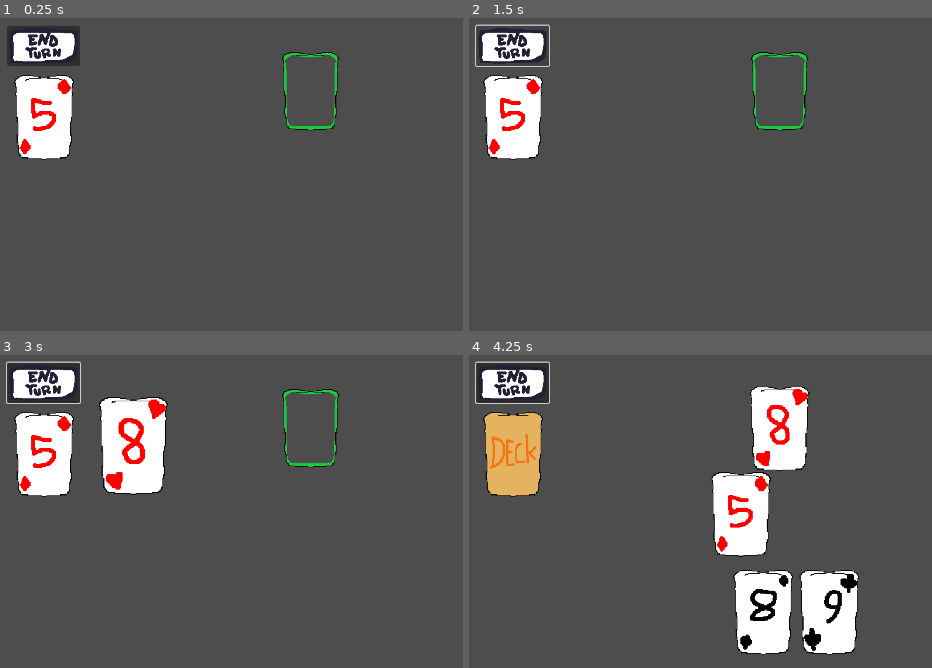
Above: before the commit, frames 1-4 (two rows, left to right).
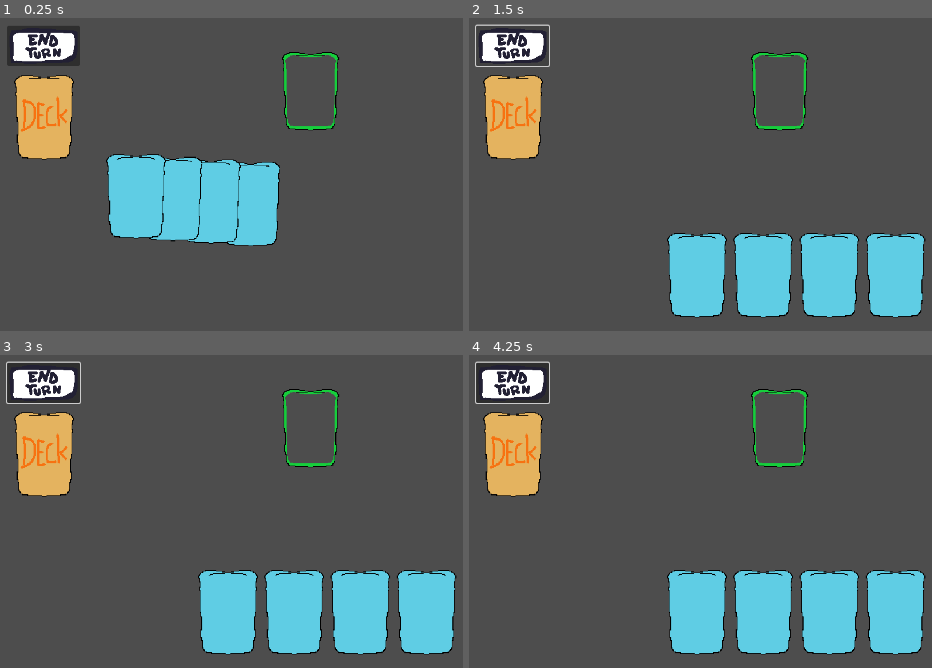
Above: after the commit, the same moments.

Repository: JoJonatasCoelho/full-house
Game: Godot game, scene res://scenes/levels/test_scene.tscn
Same seed, same stepped clock (60 frames per second), same inputs: the game is played once before the commit and once after it.
Inputs (mouse positions are in pixels of both pictures, inside the frame that each line leads up to):
- Up to frame 1 (0.25 s): no input
- Up to frame 2 (1.5 s): click (510, 46) at 0.5 s; click (510, 46) at 1.25 s
- Up to frame 3 (3 s): click (41, 383) at 2 s; tap Enter at 2.75 s; drag from (46, 452) to (310, 426) at 2.77 s
- Up to frame 4 (4.25 s): drag from (631, 527) to (779, 426) at 3.52 s

The runs differ from the first frame. In frame 1, 13% of the frame differs, in the area x 3-61%, y 18-73%; in frame 2, 16%; in frame 3, 20%, in the area x 3-99%, y 13-96%; in frame 4, 19%.
Error before the commit: Invalid operands 'int' and 'Nil' in operator '*'. (res://scripts/systems/hand.gd:36)

Commit message:
feat: play a card on top of another

Diff:
--- a/scenes/hud/card_slot.tscn
+++ b/scenes/hud/card_slot.tscn
@@ -7,6 +7,7 @@
 size = Vector2(72, 108)
 
 [node name="CardSlot" type="Node2D"]
+z_index = -2
 scale = Vector2(1.2, 1.2)
 script = ExtResource("1_26k5t")
 
--- a/scenes/interactables/card.tscn
+++ b/scenes/interactables/card.tscn
@@ -1,23 +1,195 @@
-[gd_scene load_steps=4 format=3 uid="uid://cjbvxhqravwt"]
+[gd_scene load_steps=9 format=3 uid="uid://cjbvxhqravwt"]
 
 [ext_resource type="Script" uid="uid://b4lwgwwf6k2py" path="res://scripts/systems/card.gd" id="1_ipo8e"]
 [ext_resource type="Texture2D" uid="uid://ba664nr5d7jq6" path="res://assets/card.png" id="1_v4cla"]
+[ext_resource type="Texture2D" uid="uid://cmjek7xk6jkaj" path="res://assets/card_slot.png" id="3_nafhl"]
 
 [sub_resource type="RectangleShape2D" id="RectangleShape2D_ipo8e"]
 size = Vector2(73, 111)
+
+[sub_resource type="Animation" id="Animation_b38l8"]
+length = 0.001
+tracks/0/type = "value"
+tracks/0/imported = false
+tracks/0/enabled = true
+tracks/0/path = NodePath("CardBack:scale")
+tracks/0/interp = 1
+tracks/0/loop_wrap = true
+tracks/0/keys = {
+"times": PackedFloat32Array(0),
+"transitions": PackedFloat32Array(1),
+"update": 0,
+"values": [Vector2(1, 1)]
+}
+tracks/1/type = "value"
+tracks/1/imported = false
+tracks/1/enabled = true
+tracks/1/path = NodePath("CardBack:z_index")
+tracks/1/interp = 1
+tracks/1/loop_wrap = true
+tracks/1/keys = {
+"times": PackedFloat32Array(0),
+"transitions": PackedFloat32Array(1),
+"update": 1,
+"values": [0]
+}
+tracks/2/type = "value"
+tracks/2/imported = false
+tracks/2/enabled = true
+tracks/2/path = NodePath("CardFront:scale")
+tracks/2/interp = 1
+tracks/2/loop_wrap = true
+tracks/2/keys = {
+"times": PackedFloat32Array(0),
+"transitions": PackedFloat32Array(1),
+"update": 0,
+"values": [Vector2(1, 1)]
+}
+tracks/3/type = "value"
+tracks/3/imported = false
+tracks/3/enabled = true
+tracks/3/path = NodePath("CardFront:z_index")
+tracks/3/interp = 1
+tracks/3/loop_wrap = true
+tracks/3/keys = {
+"times": PackedFloat32Array(0),
+"transitions": PackedFloat32Array(1),
+"update": 1,
+"values": [-1]
+}
+
+[sub_resource type="Animation" id="Animation_pjda7"]
+resource_name = "flip_card_down"
+length = 0.2
+tracks/0/type = "value"
+tracks/0/imported = false
+tracks/0/enabled = true
+tracks/0/path = NodePath("CardFront:z_index")
+tracks/0/interp = 1
+tracks/0/loop_wrap = true
+tracks/0/keys = {
+"times": PackedFloat32Array(0, 0.1, 0.2),
+"transitions": PackedFloat32Array(1, 1, 1),
+"update": 1,
+"values": [0, -1, -1]
+}
+tracks/1/type = "value"
+tracks/1/imported = false
+tracks/1/enabled = true
+tracks/1/path = NodePath("CardFront:scale")
+tracks/1/interp = 1
+tracks/1/loop_wrap = true
+tracks/1/keys = {
+"times": PackedFloat32Array(0, 0.1, 0.2),
+"transitions": PackedFloat32Array(1, 1, 1),
+"update": 0,
+"values": [Vector2(1, 1), Vector2(0.1, 1), Vector2(1, 1)]
+}
+tracks/2/type = "value"
+tracks/2/imported = false
+tracks/2/enabled = true
+tracks/2/path = NodePath("CardBack:z_index")
+tracks/2/interp = 1
+tracks/2/loop_wrap = true
+tracks/2/keys = {
+"times": PackedFloat32Array(0, 0.1, 0.2),
+"transitions": PackedFloat32Array(1, 1, 1),
+"update": 1,
+"values": [-1, 0, 0]
+}
+tracks/3/type = "value"
+tracks/3/imported = false
+tracks/3/enabled = true
+tracks/3/path = NodePath("CardBack:scale")
+tracks/3/interp = 1
+tracks/3/loop_wrap = true
+tracks/3/keys = {
+"times": PackedFloat32Array(0, 0.1, 0.2),
+"transitions": PackedFloat32Array(1, 1, 1),
+"update": 0,
+"values": [Vector2(1, 1), Vector2(0.1, 1), Vector2(1, 1)]
+}
+
+[sub_resource type="Animation" id="Animation_ipo8e"]
+resource_name = "flip_card_up"
+length = 0.2
+tracks/0/type = "value"
+tracks/0/imported = false
+tracks/0/enabled = true
+tracks/0/path = NodePath("CardFront:z_index")
+tracks/0/interp = 1
+tracks/0/loop_wrap = true
+tracks/0/keys = {
+"times": PackedFloat32Array(0, 0.1, 0.2),
+"transitions": PackedFloat32Array(1, 1, 1),
+"update": 1,
+"values": [-1, 0, 0]
+}
+tracks/1/type = "value"
+tracks/1/imported = false
+tracks/1/enabled = true
+tracks/1/path = NodePath("CardBack:z_index")
+tracks/1/interp = 1
+tracks/1/loop_wrap = true
+tracks/1/keys = {
+"times": PackedFloat32Array(0, 0.1, 0.2),
+"transitions": PackedFloat32Array(1, 1, 1),
+"update": 1,
+"values": [0, -1, -1]
+}
+tracks/2/type = "value"
+tracks/2/imported = false
+tracks/2/enabled = true
+tracks/2/path = NodePath("CardBack:scale")
+tracks/2/interp = 1
+tracks/2/loop_wrap = true
+tracks/2/keys = {
+"times": PackedFloat32Array(0, 0.1, 0.2),
+"transitions": PackedFloat32Array(1, 1, 1),
+"update": 0,
+"values": [Vector2(1, 1), Vector2(0.1, 1), Vector2(1, 1)]
+}
+tracks/3/type = "value"
+tracks/3/imported = false
+tracks/3/enabled = true
+tracks/3/path = NodePath("CardFront:scale")
+tracks/3/interp = 1
+tracks/3/loop_wrap = true
+tracks/3/keys = {
+"times": PackedFloat32Array(0, 0.1, 0.2),
+"transitions": PackedFloat32Array(1, 1, 1),
+"update": 0,
+"values": [Vector2(1, 1), Vector2(0.1, 1), Vector2(1, 1)]
+}
+
+[sub_resource type="AnimationLibrary" id="AnimationLibrary_b38l8"]
+_data = {
+&"RESET": SubResource("Animation_b38l8"),
+&"flip_card_down": SubResource("Animation_pjda7"),
+&"flip_card_up": SubResource("Animation_ipo8e")
+}
 
 [node name="Card" type="Node2D"]
 position = Vector2(200, 370)
 scale = Vector2(1.3, 1.3)
 script = ExtResource("1_ipo8e")
 
-[node name="Sprite2D" type="Sprite2D" parent="."]
+[node name="CardBack" type="Sprite2D" parent="."]
 texture = ExtResource("1_v4cla")
+
+[node name="CardFront" type="Sprite2D" parent="."]
+z_index = -1
+texture = ExtResource("3_nafhl")
 
 [node name="Area2D" type="Area2D" parent="."]
 
 [node name="CollisionShape2D" type="CollisionShape2D" parent="Area2D"]
 shape = SubResource("RectangleShape2D_ipo8e")
 
+[node name="AnimationPlayer" type="AnimationPlayer" parent="."]
+libraries = {
+&"": SubResource("AnimationLibrary_b38l8")
+}
+
 [connection signal="mouse_entered" from="Area2D" to="." method="_on_area_2d_mouse_entered"]
 [connection signal="mouse_exited" from="Area2D" to="." method="_on_area_2d_mouse_exited"]
--- a/scenes/levels/test_scene.tscn
+++ b/scenes/levels/test_scene.tscn
@@ -18,10 +18,10 @@
 [node name="CardSlot" parent="." instance=ExtResource("3_kljt5")]
 position = Vector2(655, 326)
 
-[node name="Deck" parent="." instance=ExtResource("4_nd4bu")]
-
 [node name="PlayerHand" type="Node2D" parent="."]
 script = ExtResource("3_ad8uc")
+
+[node name="Deck" parent="." instance=ExtResource("4_nd4bu")]
 
 [node name="EndTurn" type="Button" parent="."]
 offset_left = 137.0
--- a/scripts/systems/card_manager.gd
+++ b/scripts/systems/card_manager.gd
@@ -2,10 +2,9 @@
 
 class_name CardManager
 
-@onready var card_being_dragged : Card
-@onready var is_hovering_a_card: bool = false
 @onready var screen_size = get_viewport_rect().size
 @onready var hand_reference = $"../PlayerHand"
+@onready var deck_reference = $"../Deck"
 
 const CARD_COLLISION_MASK: int = 1
 const SLOT_COLLISION_MASK: int = 2
@@ -14,6 +13,10 @@
 
 const CARD_SIZE: float = 1.3
 const HIGHLIGHTED_CARD_SIZE: float = 1.5
+
+var card_being_dragged : Card
+var is_hovering_a_card: bool = false
+var played_this_turn: bool = false
 
 func _ready() -> void:
 	$"../InputManager".connect("left_mouse_released", on_left_click_released)
@@ -92,12 +95,17 @@
 
 func finish_drag():
 	card_being_dragged.scale = Vector2(HIGHLIGHTED_CARD_SIZE, HIGHLIGHTED_CARD_SIZE)
-	var card_slot_found = raycast_check_for_card_slot()
-	if card_slot_found and not card_slot_found.card_in_slot:
+	var card_slot_found: CardSlot = raycast_check_for_card_slot()
+	if card_slot_found:
+		if card_slot_found.card_in_slot:
+			card_slot_found.get_node("Sprite2D").texture = \
+					card_slot_found.card_in_slot.get_node("CardFront").texture
+			card_slot_found.card_in_slot.queue_free()
 		hand_reference.remove_card_from_hand(card_being_dragged)
 		card_being_dragged.position = card_slot_found.position
 		card_slot_found.card_in_slot = card_being_dragged
 		card_being_dragged.is_in_card_slot = true
+		card_being_dragged.get_node("AnimationPlayer").play("flip_card_up")
 		highlight_card(card_being_dragged, false)
 	else:
 		hand_reference.add_card_to_hand(card_being_dragged, DEFAULT_CARD_SPEED)
--- a/scripts/systems/card_slot.gd
+++ b/scripts/systems/card_slot.gd
@@ -1,3 +1,5 @@
 extends Node
 
+class_name CardSlot
+
 @onready var card_in_slot: Card = null
--- a/scripts/systems/deck.gd
+++ b/scripts/systems/deck.gd
@@ -15,6 +15,7 @@
 	for i in range(INITIAL_HAND_SIZE):
 		draw_card()
 		drawn_this_turn = false
+	drawn_this_turn = true
 
 func generate_standard_deck():
 	deck.clear()
@@ -40,7 +41,7 @@
 	var card_scene = preload(CARD_SCENE_PATH)
 	var new_card: Card = card_scene.instantiate()
 	var card_image_path = str("res://assets/cards/"+card_drawn.get_id()+".png")
-	new_card.get_node("Sprite2D").texture = load(card_image_path)
+	new_card.get_node("CardFront").texture = load(card_image_path)
 	new_card.name = card_drawn.get_id()
 	new_card.rank = card_drawn.rank
 	new_card.suit = card_drawn.suit
--- a/scripts/systems/hand.gd
+++ b/scripts/systems/hand.gd
@@ -33,7 +33,7 @@
 		animate_card_to_position(card, new_position, speed)
 
 func calculate_card_position(idx: int):
-	var total_width = (hand.size()) * card_width
+	var total_width = (hand.size() - 1) * card_width
 	var x_offset = center_screen_x + idx * card_width - total_width / 2
 	return x_offset
 
@@ -44,7 +44,7 @@
 				(card.suit == CardEnum.Suit.CLUBS or card.suit == CardEnum.Suit.SPADES):
 			hand_sum += 0
 		else: hand_sum += 10 if card.rank > 10 else card.rank
-	print(hand_sum)
+	#print(hand_sum)
 
 func animate_card_to_position(card: Card, new_position: Vector2, speed):
 	var tween = get_tree().create_tween()
Binary file changed: assets/card.png
